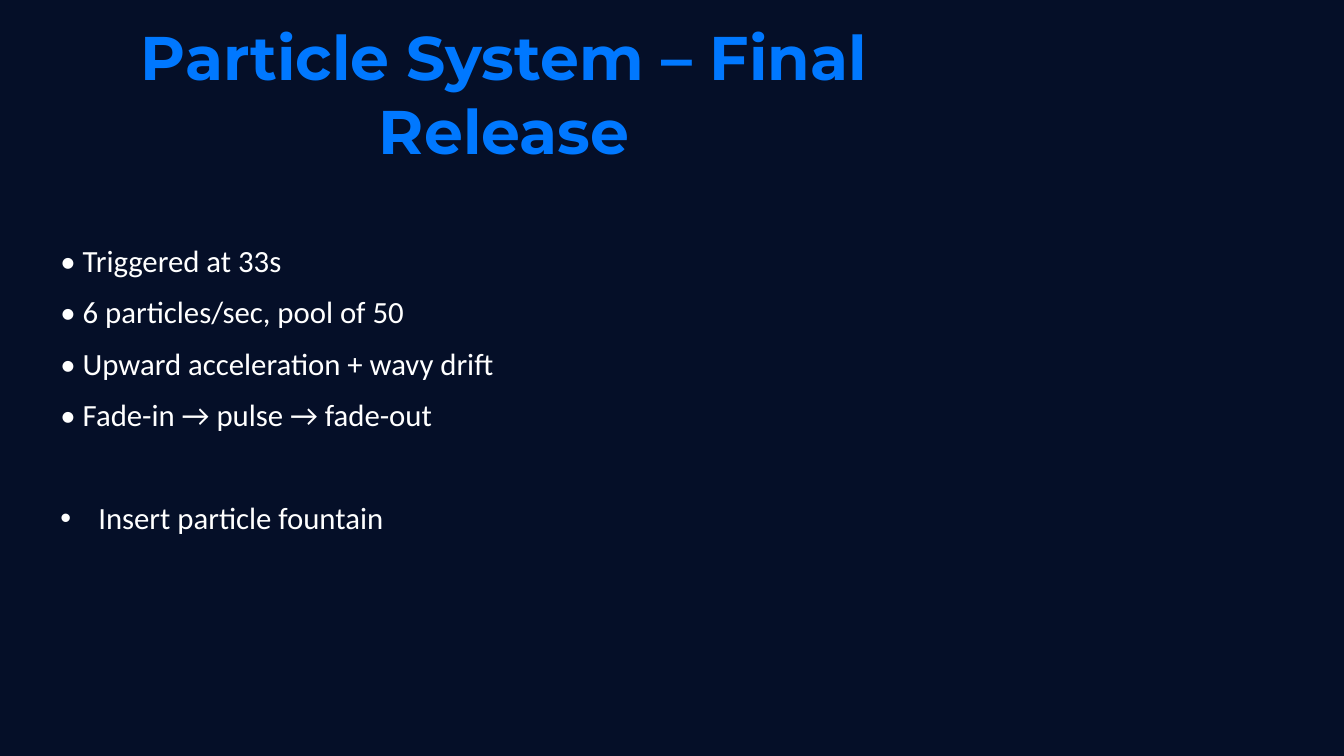
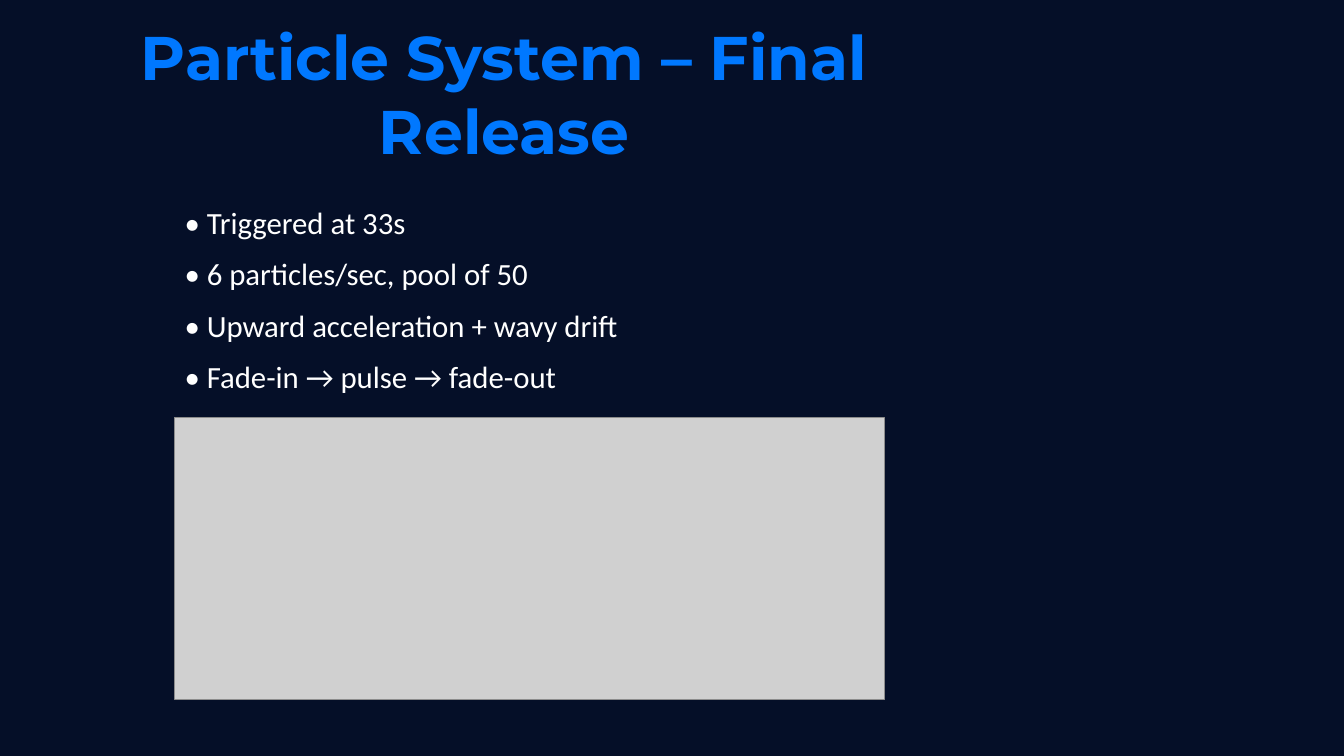
Before and after one commit to Morphex-Mo/COMP4422-Computer-Graphics-Proj, a slide deck: slide 11 of Star_Collector_Presentation_Perfect_16pages.pptx. Drawn at 1344x756 pixels with LibreOffice and Linux fonts; fonts in the diff are those of the drawing; grey boxes stand for pictures. Boxes give left, top, right and bottom in pixels: in the first picture for what was removed or moved away, otherwise in the second. Text is boxed around its words. In the diff, an @@ line names an element or a change of style, - is before the commit and + after.

```diff
--- a/Star_Collector_Presentation_Perfect_16pages.pptx
+++ b/Star_Collector_Presentation_Perfect_16pages.pptx
@@ text "• Triggered at 33s": place and size @@
-text "• Triggered at 33s" at [83,250,493,534]
+text "• Triggered at 33s" at [207,212,617,393]
@@ picture added at [174,418,884,700] @@
@@ text at [98,507,383,534]: paragraph removed @@
-• Insert particle fountain
```
Also in this commit, not shown: 13 other slides changed, 1 other file.
